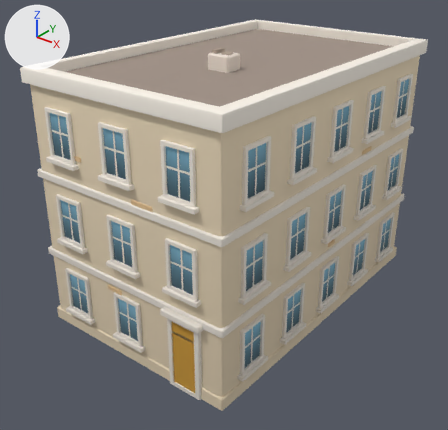
What one commit did to the glTF model newcity/art/kit/boylston_s13.glb.
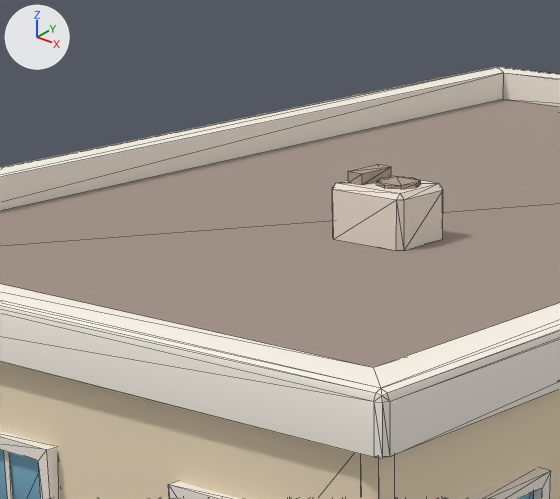
The first picture shows the older version from a 50 mm lens placed at (14.98, -19.99, 15.66), pointed at (-0.11, -1.13, 3.97). The close-ups show the older and then the newer version on the part from 25% to 61% of the width and 0% to 34% of the height of that picture. Only the edits that show in the close-ups are written down. The axes (+X, +Y, +Z) are drawn at upper left. The lights are the same throughout. The close-ups show mesh edges as thin lines. Vertices at exactly the same position are counted once.

Script lines for the objects in view, before the commit:
```python
me_boylston_s13 = bpy.data.meshes.new('boylston_s13')
me_boylston_s13.from_pydata(...)  # 1600 vertices, 2106 faces; spans x -4.74..4.74, y -7.3..7.16, z -0.02..11.09
me_boylston_s13.materials.append(mat_kit_atlas)  # picture img_atlas
ob_boylston_s13 = bpy.data.objects.new('boylston_s13', me_boylston_s13)
ob_boylston_s13.location = (0.0, 0.0, 0.0)
```
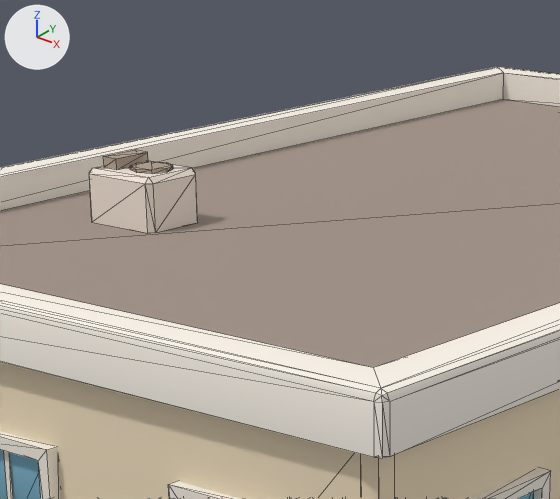
The change, as JSON lines over the scene's bpy script:
```json
{"block": "me_boylston_s13", "where": "me_boylston_s13.from_pydata(...)  # 1600 vertices, 2106 faces; spans x -4.74..4.74, y -7.3..7.16, z -0.02..11.09"}
{"block": "me_boylston_s13", "where": "# used by ob_boylston_s13; location = (0.0, 0.0, 0.0)"}
{"block": "me_boylston_s13", "change": "me_boylston_s13 part 1: the loose piece of 16 vertices spanning x 0.15..0.63, y -1.82..-1.34, z 10.97..11.01 is moved by (-2.68, -1.06, 0.0)"}
{"block": "me_boylston_s13", "change": "me_boylston_s13 part 2: the loose piece of 20 vertices spanning x -0.26..0.74, y -1.98..-1.18, z 10.37..10.97 is moved by (-2.68, -1.06, 0.0)"}
{"block": "me_boylston_s13", "change": "me_boylston_s13 part 3: the loose piece of 8 vertices spanning x -0.11..0.09, y -1.83..-1.33, z 10.97..11.09 is moved by (-2.68, -1.06, 0.0)"}
```

Changed parts and their boxes (x1, y1, x2, y2) in the close-ups (560 x 499 px; the box of a moved part takes in the faces that stretch with it):
```json
{"part": 1, "of": "me_boylston_s13", "change": "moved or reshaped", "before": [376, 177, 421, 189], "after": [130, 162, 173, 174]}
{"part": 2, "of": "me_boylston_s13", "change": "moved or reshaped", "before": [332, 176, 443, 251], "after": [89, 161, 198, 233]}
{"part": 3, "of": "me_boylston_s13", "change": "moved or reshaped", "before": [348, 164, 391, 185], "after": [103, 150, 148, 170]}
```
